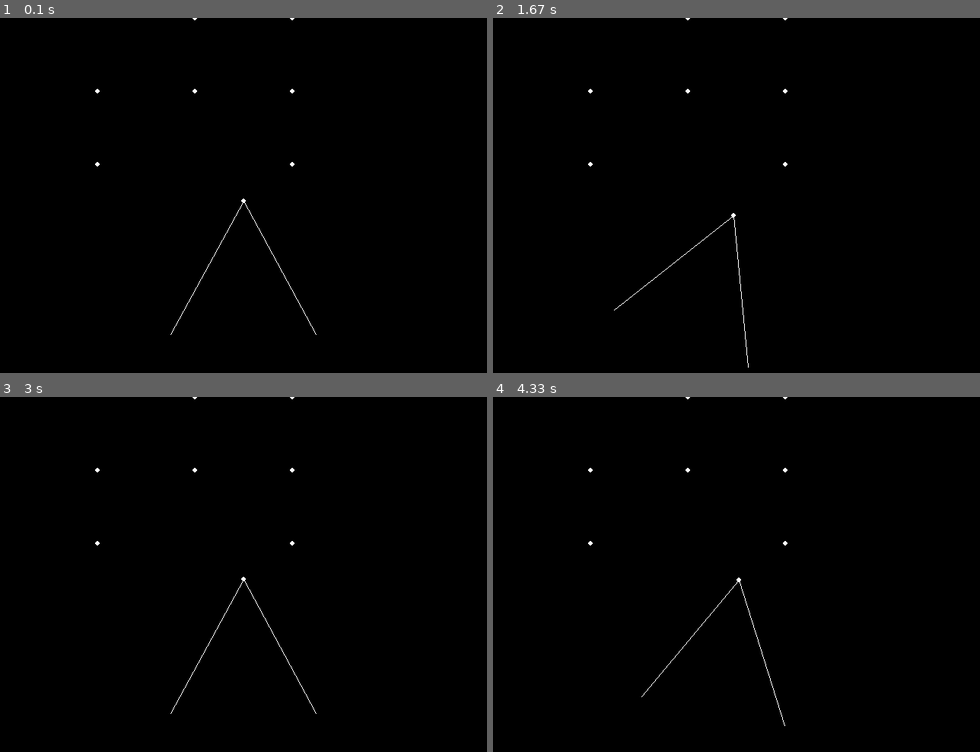
Above: before the commit, frames 1-4 (two rows, left to right).
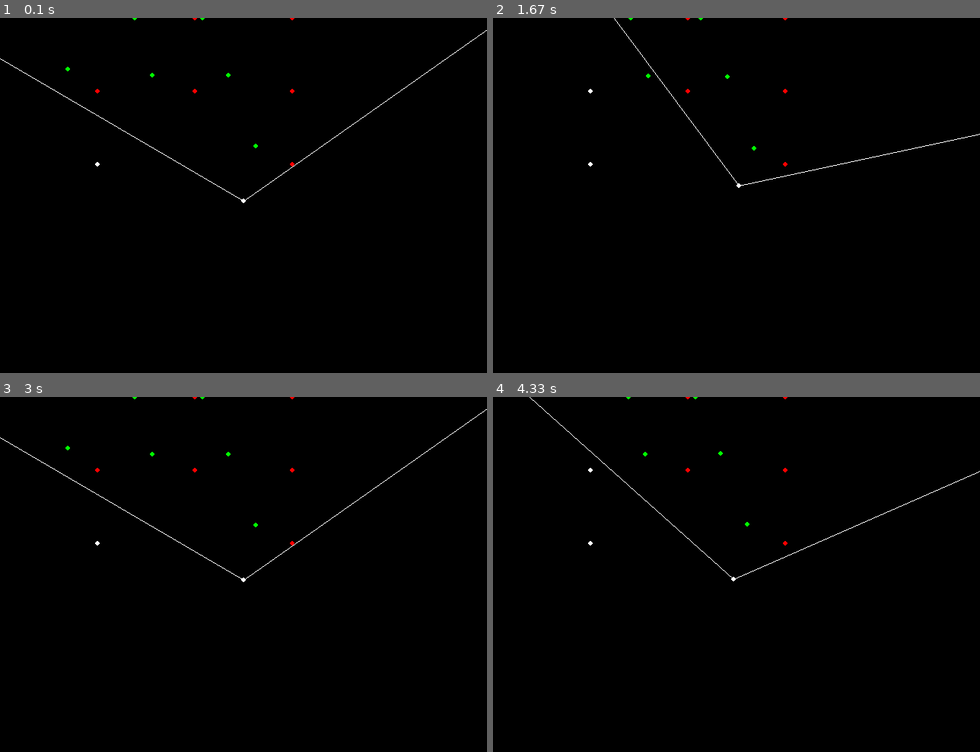
Above: after the commit, the same moments.

Repository: toniaai/pygame_projects
Game: pygame game, started from data/main.py
Same seed, same stepped clock (60 frames per second), same inputs: the game is played once before the commit and once after it.
Inputs:
- Up to frame 1 (0.1 s): no input
- Up to frame 2 (1.67 s): hold D 0.33-0.8 s; hold W 0.83-1.13 s; hold D 1.17-1.63 s
- Up to frame 3 (3 s): hold A 1.67-2.2 s; hold S 2.23-2.53 s; hold A 2.57-2.97 s
- Up to frame 4 (4.33 s): hold W 3-3.37 s; hold D 3.4-4.03 s; hold S from 4.07 s (still down)

The runs differ from the first frame. In frame 1, 0.4% of the frame differs, in the area x 0-100%, y 0-90%; in frame 2, 0.4%; in frame 3, 0.4%; in frame 4, 0.4%.

Commit message:
Perspective not working

Diff:
--- a/data/main.py
+++ b/data/main.py
@@ -1,6 +1,7 @@
+
 import pygame
 from pygame.locals import *
-from math import sqrt, cos, sin
+from math import sqrt, cos, sin, tan
 
 
 
@@ -11,6 +12,7 @@
 COLOR_BLACK = (0, 0, 0)
 COLOR_WHITE = (255, 255, 255)
 COLOR_RED = (255, 0, 0)
+COLOR_GREEN = (0, 255, 0)
 MULT_GLOBAL = 0.01
 BASE_W = 1
 BASE_S = 1
@@ -28,10 +30,10 @@
 SCREEN_HEIGHT_UNIT = SCREEN_HEIGHT / GRID_SIZE
 
 # FURTHERS VISION CONE
-VISION_Y = 200
+VISION_Y = 4000
 FORWARD_DISTANCE = 10
-LEFT_EYE_ANGLE = 0.5
-RIGHT_EYE_ANGLE = 0.5
+LEFT_EYE_ANGLE = 1
+RIGHT_EYE_ANGLE = 1
 
 def convert_coordinate_to_pixel(point):
     point_x = point[0]
@@ -82,14 +84,24 @@
 def draw_map_point(screen, point, player):
     point_l, point_r = draw_player_vision(screen, player)
 
-    if is_in_triangle(convert_coordinate_to_pixel(point), (player[0], player[1]), point_l, point_r):
-        pygame.draw.circle(screen, COLOR_RED, convert_coordinate_to_pixel(point), THICKNESS_PUNTO)
+    if is_in_triangle(point, (player[0], player[1]), point_l, point_r):
+        pygame.draw.circle(screen, COLOR_RED, point, THICKNESS_PUNTO)
+        return True, point
     else:
-        pygame.draw.circle(screen, COLOR_WHITE, convert_coordinate_to_pixel(point), THICKNESS_PUNTO)
+        pygame.draw.circle(screen, COLOR_WHITE, point, THICKNESS_PUNTO)
+        return False, point
+
 
 def draw_map_points(screen, points, player):
+    points_to_draw = []
+
     for point in points:
-        draw_map_point(screen, point, player)
+        in_vision_range, new_point = draw_map_point(screen, convert_coordinate_to_pixel(point), player)
+
+        if in_vision_range:
+            points_to_draw.append(new_point)
+
+    return points_to_draw
 
 def draw_player(screen, player):
     pygame.draw.circle(screen, COLOR_WHITE, (player[0], player[1]), THICKNESS_PUNTO)
@@ -111,6 +123,43 @@
     new_point_f_y = sin(player[2]) * (player[0] - player[0]) + cos(player[2]) * ( player[1] + (FORWARD_DISTANCE * mode) - player[1]) + player[1]
 
     return [new_point_f_x, new_point_f_y, player[2]]
+
+def draw_map_point_3d(screen, player, point):
+    print(f'p: {player}, \nw: {point}, \neuclidean: {euclidean_distance(player,point)}\n')
+    h_w = SCREEN_WIDTH*0.5
+    h_h = SCREEN_HEIGHT*0.5
+
+    focal_length = ((h_w / (tan(1) * 0.5)) + (h_h / (tan(1) * 0.5)) * 0.5)
+
+
+    new_x = ((point[0]) * focal_length) / (euclidean_distance(player, point) + focal_length)
+    new_y = ((point[1]) * focal_length) / (euclidean_distance(player, point) + focal_length)
+
+
+
+    new_top_x = new_x
+
+    if (new_y >= HORIZON):
+        new_top_y = new_y
+    else:
+        new_top_y = (HORIZON - new_y)
+
+    pygame.draw.circle(screen, COLOR_GREEN, (new_x, new_y), THICKNESS_PUNTO)
+    #pygame.draw.circle(screen, COLOR_GREEN, (new_top_x, new_top_y), THICKNESS_PUNTO)
+
+def draw_map_points_3d(screen, player, points):
+    for point in points:
+        draw_map_point_3d(screen, player, point)
+
+def draw_player_pov(screen, player, points):
+    print('a')
+
+
+def draw_2d(screen, player, POINTS):
+    draw_player(screen, player)
+    _, _ = draw_player_vision(screen, player)
+    points_to_draw = draw_map_points(screen, POINTS, player)
+    draw_map_points_3d(screen, player, points_to_draw)
 
 def main():
     pygame.init()
@@ -118,7 +167,7 @@
         screen = pygame.display.set_mode((SCREEN_WIDTH, SCREEN_HEIGHT), DISPLAY_FLAGS)
 
     # player = [pos_x, pos_y, vision_angle]
-    player = [320, 240, 0]
+    player = [320, 240, 3.1]
     run = 1
     clock = pygame.time.Clock()
 
@@ -145,9 +194,7 @@
 
         screen.fill(0)
 
-        draw_player(screen, player)
-        _, _ = draw_player_vision(screen, player)
-        draw_map_points(screen, POINTS, player)
+        draw_2d(screen, player, POINTS)
 
         pygame.display.flip()
         clock.tick(60)
